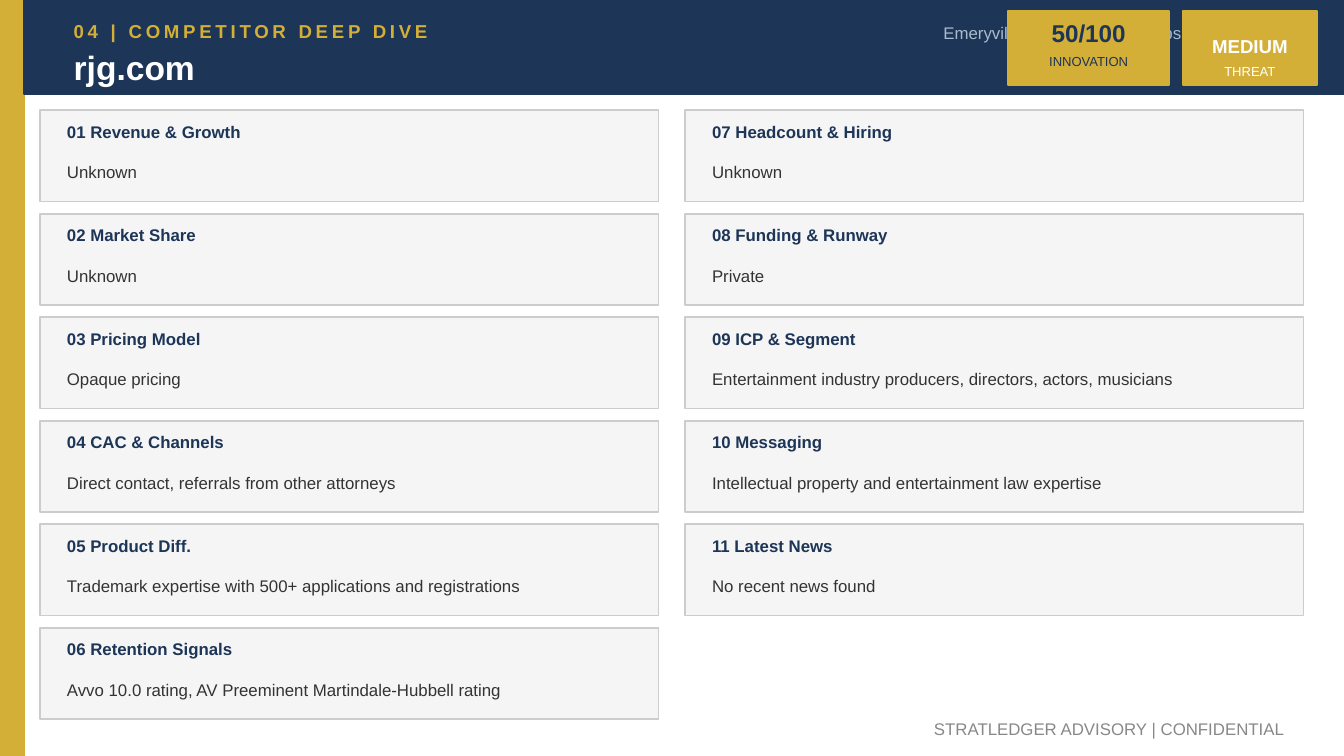
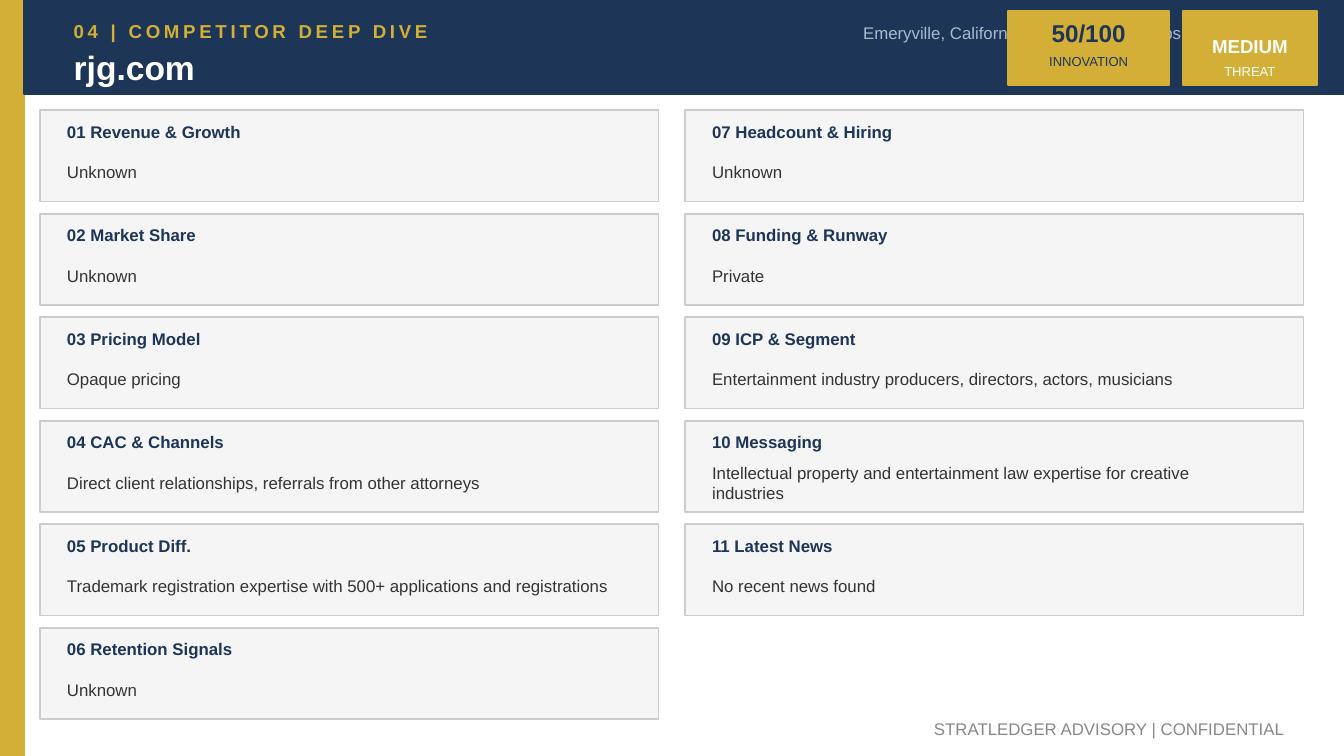
Before and after one commit to apexmakeshop-dot/droplet-commands, a slide deck: slide 6 of mesh_bioplastics_CI_Report.pptx. Drawn at 1344x756 pixels with LibreOffice and Linux fonts; fonts in the diff are those of the drawing. Boxes give left, top, right and bottom in pixels: in the first picture for what was removed or moved away, otherwise in the second. Text is boxed around its words. In the diff, an @@ line names an element or a change of style, - is before the commit and + after.

```diff
--- a/mesh_bioplastics_CI_Report.pptx
+++ b/mesh_bioplastics_CI_Report.pptx
@@ text at (863,25,1291,43): text changed @@
-Emeryville, United States | https://www.rjg.com
+Emeryville, California, United States | https://www.rjg.com
@@ text at (67,477,479,493): text changed @@
-Direct contact, referrals from other attorneys
+Direct client relationships, referrals from other attorneys
@@ text at (712,467,1189,499): text changed @@
-Intellectual property and entertainment law expertise
+Intellectual property and entertainment law expertise for creative industries
@@ text at (67,580,608,596): text changed @@
-Trademark expertise with 500+ applications and registrations
+Trademark registration expertise with 500+ applications and registrations
@@ text at (67,684,137,696): text changed @@
-Avvo 10.0 rating, AV Preeminent Martindale-Hubbell rating
+Unknown
```
Also in this commit, not shown: 4 other slides changed.
